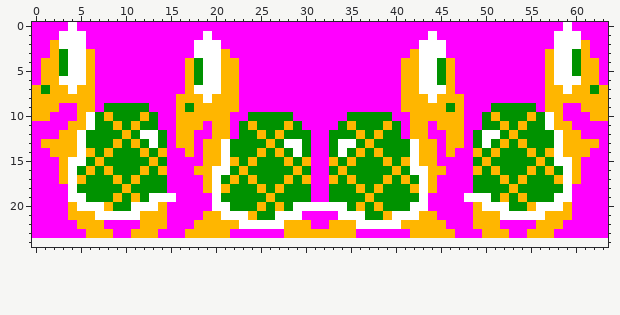
Two versions of one pixel-art sprite, mario-brosito/bin/uiImg/turtle.png. Above, as it was before the edit.
The file is 128x48 pixels, drawn in blocks of 2x2; one block is one cell here. The old version is drawn lined up with the new one, on the new canvas.
Now the later version:
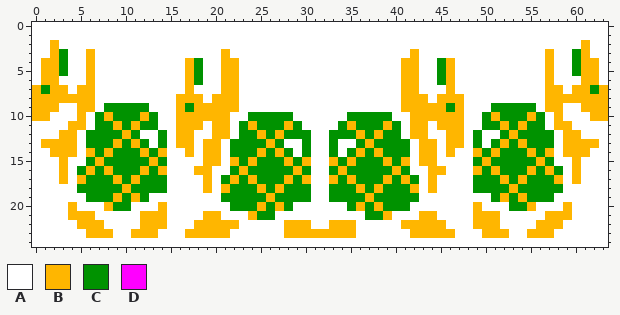
Palette (. is transparent): A #ffffff  B #ffb600  C #009200  D #ff00ff
The exact change:
canvas 64x24 -> 64x25
y 0: x 0..3 DDDD -> AAAA; x 5..58 DDDDDDDDDDDDDDDDDDDDDDDDDDDDDDDDDDDDDDDDDDDDDDDDDDDDDD -> AAAAAAAAAAAAAAAAAAAAAAAAAAAAAAAAAAAAAAAAAAAAAAAAAAAAAA; x 60..63 DDDD -> AAAA
y 1: x 0..2 DDD -> AAA; x 6..18 DDDDDDDDDDDDD -> AAAAAAAAAAAAA; x 20..43 DDDDDDDDDDDDDDDDDDDDDDDD -> AAAAAAAAAAAAAAAAAAAAAAAA; x 45..57 DDDDDDDDDDDDD -> AAAAAAAAAAAAA; x 61..63 DDD -> AAA
y 2: x 0..1 DD -> AA; x 6..17 DDDDDDDDDDDD -> AAAAAAAAAAAA; x 21..42 DDDDDDDDDDDDDDDDDDDDDD -> AAAAAAAAAAAAAAAAAAAAAA; x 46..57 DDDDDDDDDDDD -> AAAAAAAAAAAA; x 62..63 DD -> AA
y 3: x 0..1 DD -> AA; x 7..17 DDDDDDDDDDD -> AAAAAAAAAAA; x 22..41 DDDDDDDDDDDDDDDDDDDD -> AAAAAAAAAAAAAAAAAAAA; x 46..56 DDDDDDDDDDD -> AAAAAAAAAAA; x 62..63 DD -> AA
y 4..6: x 0 D -> A; x 7..16 DDDDDDDDDD -> AAAAAAAAAA; x 23..40 DDDDDDDDDDDDDDDDDD -> AAAAAAAAAAAAAAAAAA; x 47..56 DDDDDDDDDD -> AAAAAAAAAA; x 63 D -> A
y 7: x 7..16 DDDDDDDDDD -> AAAAAAAAAA; x 23..40 DDDDDDDDDDDDDDDDDD -> AAAAAAAAAAAAAAAAAA; x 47..56 DDDDDDDDDD -> AAAAAAAAAA
y 8: x 7..15 DDDDDDDDD -> AAAAAAAAA; x 23..40 DDDDDDDDDDDDDDDDDD -> AAAAAAAAAAAAAAAAAA; x 48..56 DDDDDDDDD -> AAAAAAAAA
y 9: x 3..4 DD -> AA; x 7 D -> A; x 13..15 DDD -> AAA; x 23..40 DDDDDDDDDDDDDDDDDD -> AAAAAAAAAAAAAAAAAA; x 48..50 DDD -> AAA; x 56 D -> A; x 59..60 DD -> AA
y 10: x 2..4 DDD -> AAA; x 14..15 DD -> AA; x 22..23 DD -> AA; x 29..34 DDDDDD -> AAAAAA; x 40..41 DD -> AA; x 48..49 DD -> AA; x 59..61 DDD -> AAA
y 11: x 0..3 DDDD -> AAAA; x 14..15 DD -> AA; x 19 D -> A; x 22 D -> A; x 30..33 DDDD -> AAAA; x 41 D -> A; x 44 D -> A; x 48..49 DD -> AA; x 60..63 DDDD -> AAAA
y 12: x 0..2 DDD -> AAA; x 15 D -> A; x 18..19 DD -> AA; x 22 D -> A; x 31..32 DD -> AA; x 41 D -> A; x 44..45 DD -> AA; x 48 D -> A; x 61..63 DDD -> AAA
y 13: x 0 D -> A; x 15 D -> A; x 18 D -> A; x 31..32 DD -> AA; x 45 D -> A; x 48 D -> A; x 63 D -> A
y 14: x 0..1 DD -> AA; x 15..16 DD -> AA; x 18 D -> A; x 31..32 DD -> AA; x 45 D -> A; x 47..48 DD -> AA; x 62..63 DD -> AA
y 15: x 0..2 DDD -> AAA; x 15..18 DDDD -> AAAA; x 31..32 DD -> AA; x 45..48 DDDD -> AAAA; x 61..63 DDD -> AAA
y 16: x 0..2 DDD -> AAA; x 15..17 DDD -> AAA; x 31..32 DD -> AA; x 46..48 DDD -> AAA; x 61..63 DDD -> AAA
y 17: x 0..2 DDD -> AAA; x 15..18 DDDD -> AAAA; x 31..32 DD -> AA; x 45..48 DDDD -> AAAA; x 61..63 DDD -> AAA
y 18: x 0..3 DDDD -> AAAA; x 15..18 DDDD -> AAAA; x 31..32 DD -> AA; x 45..48 DDDD -> AAAA; x 60..63 DDDD -> AAAA
y 19: x 0..3 DDDD -> AAAA; x 16..19 DDDD -> AAAA; x 31..32 DD -> AA; x 44..47 DDDD -> AAAA; x 60..63 DDDD -> AAAA
y 20: x 0..3 DDDD -> AAAA; x 15..19 DDDDD -> AAAAA; x 44..48 DDDDD -> AAAAA; x 60..63 DDDD -> AAAA
y 21: x 0..3 DDDD -> AAAA; x 15..18 DDDD -> AAAA; x 30..33 DDDD -> AAAA; x 45..48 DDDD -> AAAA; x 60..63 DDDD -> AAAA
y 22: x 0..4 DDDDD -> AAAAA; x 8..11 DDDD -> AAAA; x 15..17 DDD -> AAA; x 31..32 DD -> AA; x 46..48 DDD -> AAA; x 52..55 DDDD -> AAAA; x 59..63 DDDDD -> AAAAA
y 23: x 0..5 DDDDDD -> AAAAAA; x 9..10 DD -> AA; x 14..16 DDD -> AAA; x 22..27 DDDDDD -> AAAAAA; x 36..41 DDDDDD -> AAAAAA; x 47..49 DDD -> AAA; x 53..54 DD -> AA; x 58..63 DDDDDD -> AAAAAA
y 24: x 0..63 ................................................................ -> AAAAAAAAAAAAAAAAAAAAAAAAAAAAAAAAAAAAAAAAAAAAAAAAAAAAAAAAAAAAAAAA
